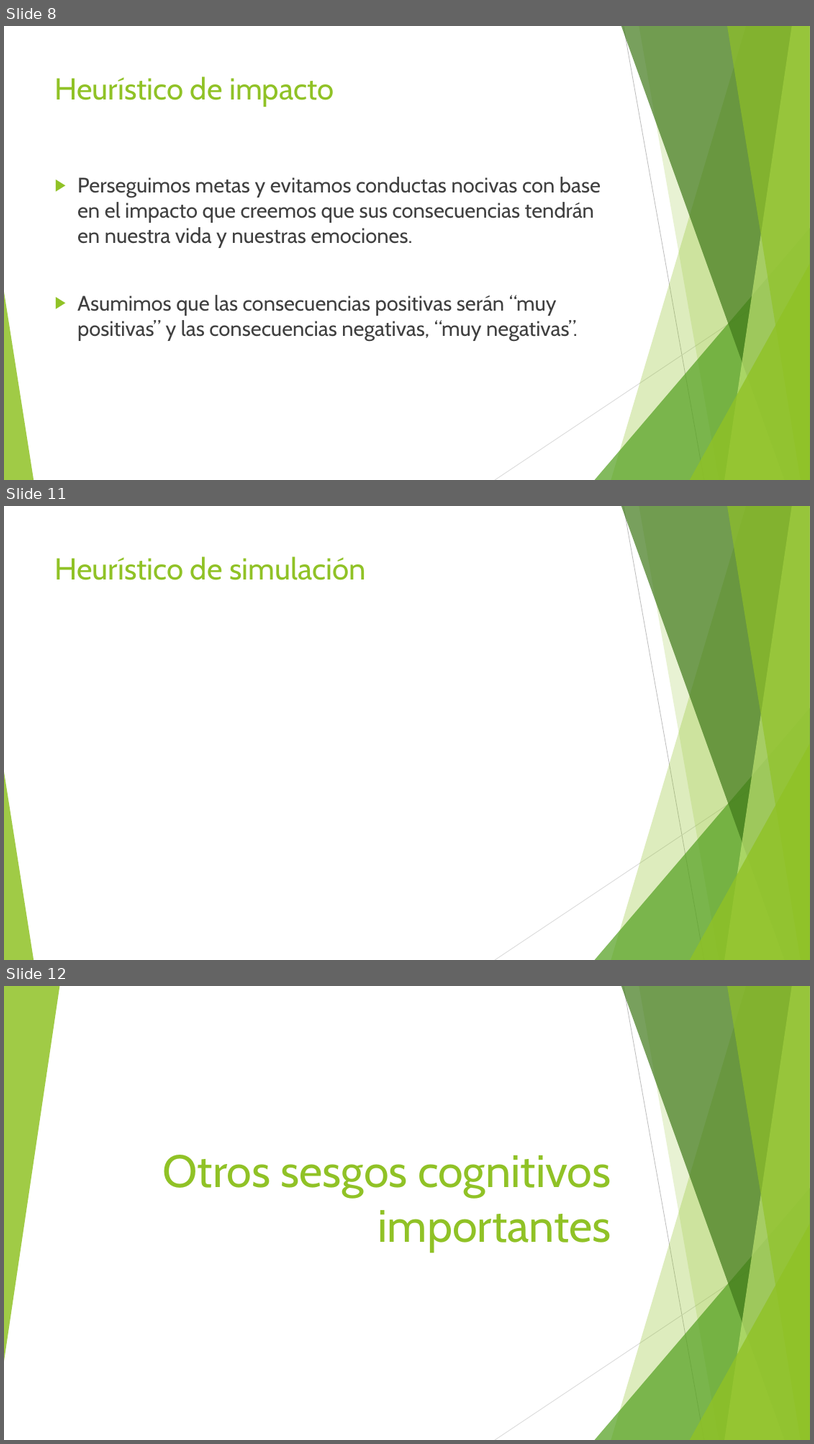
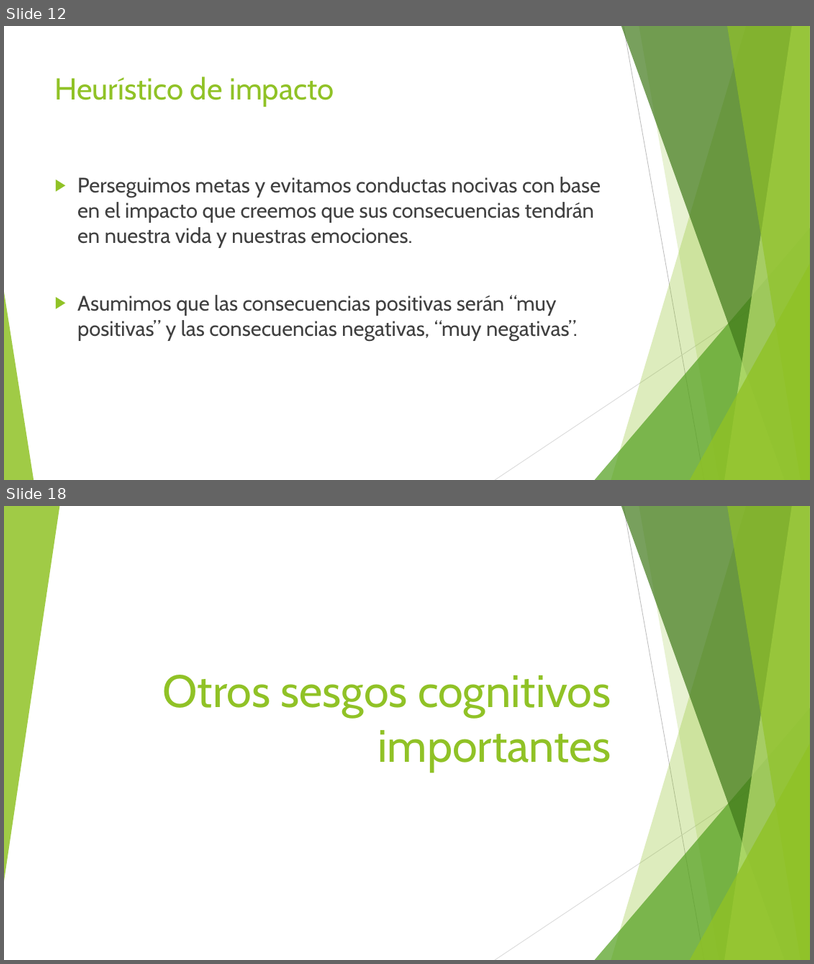
Before and after one commit to Adrifelcha/afchavez-019, a slide deck: JeanPiaget/Presentaciones/Bonus_Heuristios-Sesgos.pptx. Shown one above the other, each under a label of ours: slides 8, 11 and 12 before the commit, slides 12 and 18 after it; the slides between them are not shown. The pictures are 814x1444 and 814x964 pixels, drawn with LibreOffice and Linux fonts; fonts in the diff are those of the drawing. Boxes give left, top, right and bottom in pixels: in the first picture for what was removed or moved away, otherwise in the second. Text is boxed around its words. In the diff, an @@ line names an element or a change of style, - is before the commit and + after.

```diff
--- a/JeanPiaget/Presentaciones/Bonus_Heuristios-Sesgos.pptx
+++ b/JeanPiaget/Presentaciones/Bonus_Heuristios-Sesgos.pptx
@@ slide 11 removed at bbox=[4, 506, 810, 960], background #FFFFFF; not listed: 10 template elements that a slide beside it also shows @@
@@ title removed at bbox=[55, 556, 366, 580] @@
-Heurístico de simulación
@@ what was slide 8 is now slide 12 @@
@@ what was slide 12 is now slide 18 @@
```
Also in this commit, not shown: 6 slides changed, 15 slides added, 1 other slide removed, 6 other files.
